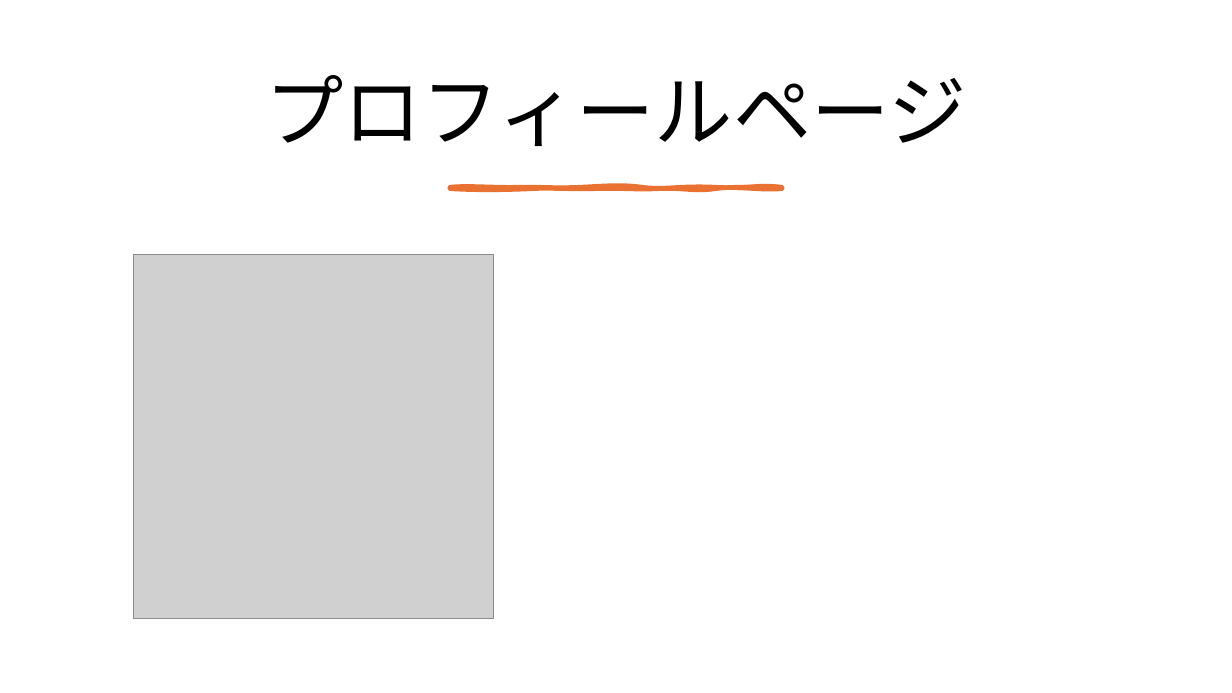
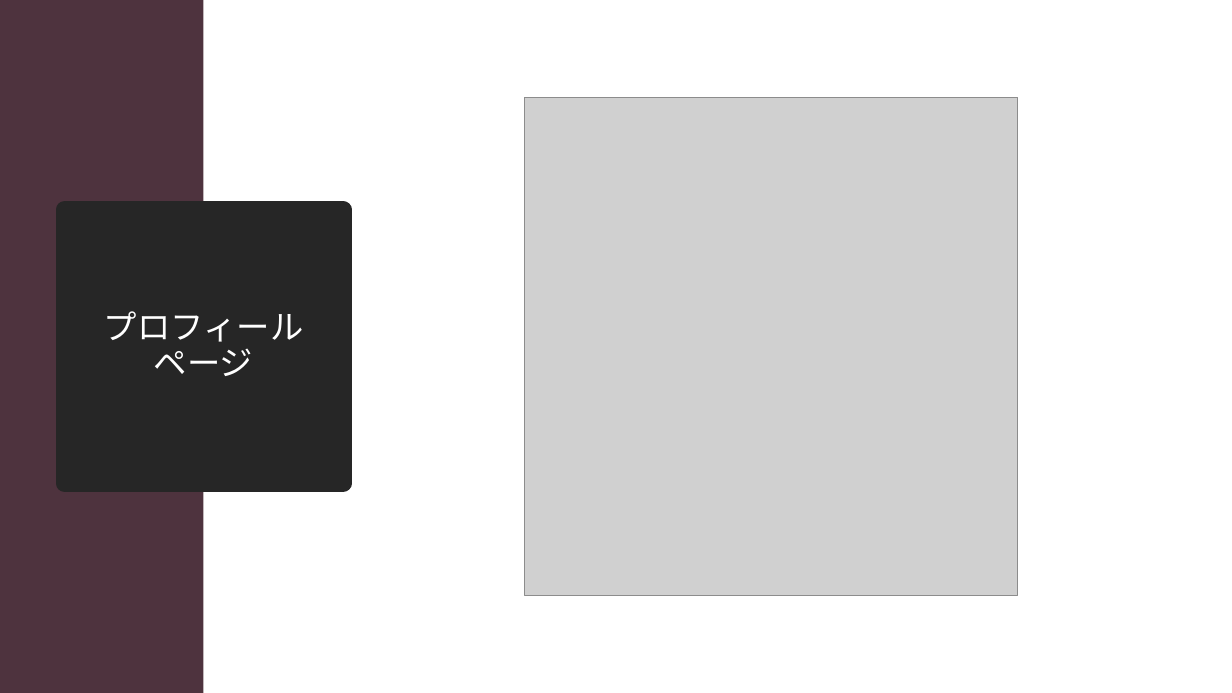
Before and after one commit to neru142/Flutter_Lessons, a slide deck: slide 3 of 21410068.pptx. Drawn at 1232x693 pixels with LibreOffice and Linux fonts; fonts in the diff are those of the drawing; grey boxes stand for pictures. Boxes give left, top, right and bottom in pixels: in the first picture for what was removed or moved away, otherwise in the second. Text is boxed around its words. In the diff, an @@ line names an element or a change of style, - is before the commit and + after.

```diff
--- a/21410068.pptx
+++ b/21410068.pptx
@@ rectangle added at box(0, 0, 203, 693), fill #4E333E @@
@@ picture: place and size @@
-picture at box(133, 254, 494, 618)
+picture at box(525, 97, 1019, 595)
@@ freeform shape removed at box(450, 187, 783, 189) @@
@@ title "プロフィールページ": place and size @@
-title "プロフィールページ" at box(65, 46, 1167, 185)
+title "プロフィールページ" at box(65, 210, 343, 483)
@@ title "プロフィールページ" at box(65, 210, 343, 483): size 61 to 26 pt, text colour #000000 to #FFFFFF; fill none to #262626; outline none to #262626 13.75 pt @@
```
Also in this commit, not shown: 4 other slides changed, 1 slide added, 1 slide removed.
